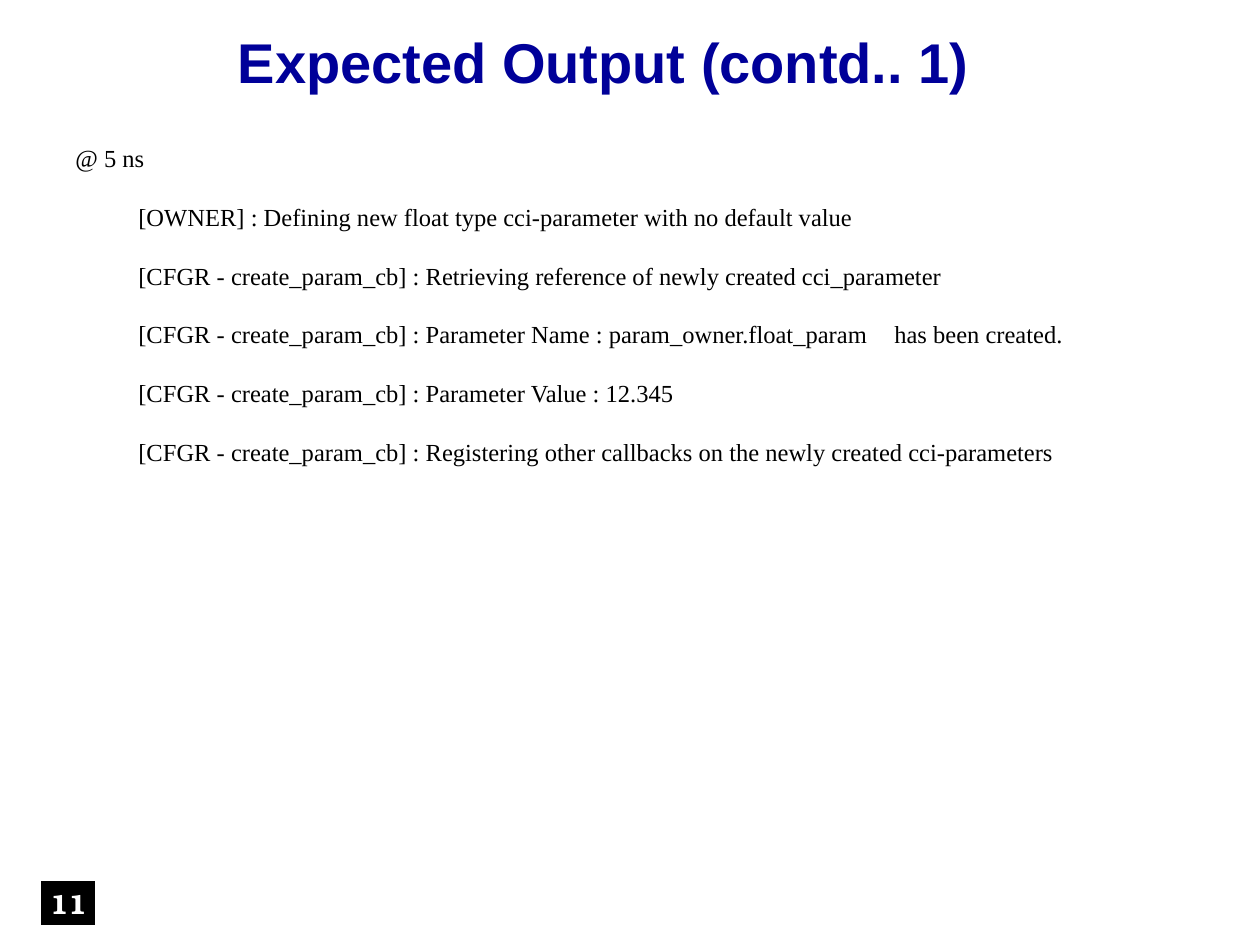
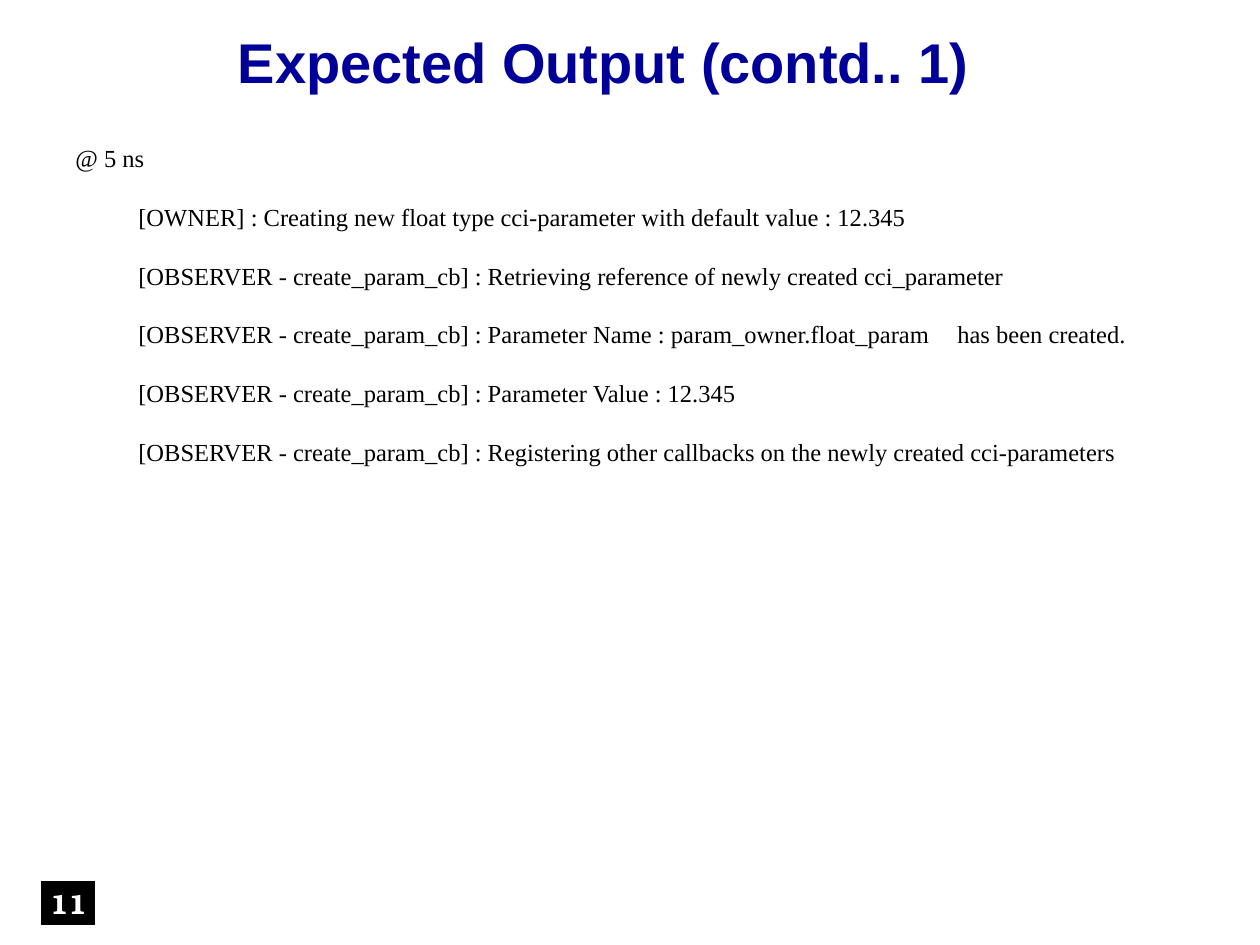
Before and after one commit to accellera-official/cci, a slide deck: slide 11 of examples/ex20_Tracing_Parameter_Activity/docs/ex20_Tracing_Parameter_Activity.ppt. Drawn at 1260x945 pixels with LibreOffice and Linux fonts; fonts in the diff are those of the drawing; background and template pictures are left out. Boxes give left, top, right and bottom in pixels: in the first picture for what was removed or moved away, otherwise in the second. Text is boxed around its words. In the diff, an @@ line names an element or a change of style, - is before the commit and + after.

Commit message:
Few Updates & Deletes
1.  Updates Section :
     a.  Updated ex#7 to demonstrate cci_value support for cci::cnf::cci_param by setting and querying
         their values using 'set_value' and 'get_value' APIs
     b.  Updated ex#20 in regard to the logging (code flow remains the same)

2.  Deletes Section :
     a.  Deleted all the local README.txt files within the examples (previously created for maintaining
         examples status)

1.  Updates Section :
     c.  Presentations for ex#7 and ex#20 updated accordingly

```diff
--- a/examples/ex20_Tracing_Parameter_Activity/docs/ex20_Tracing_Parameter_Activity.ppt
+++ b/examples/ex20_Tracing_Parameter_Activity/docs/ex20_Tracing_Parameter_Activity.ppt
@@ text in free at (138, 208, 1126, 467): text changed @@
-[OWNER] : Defining new float type cci-parameter with no default value
-[CFGR - create_param_cb] : Retrieving reference of newly created cci_parameter
-[CFGR - create_param_cb] : Parameter Name : param_owner.float_param has been created.
-[CFGR - create_param_cb] : Parameter Value : 12.345
-[CFGR - create_param_cb] : Registering other callbacks on the newly created cci-parameters
+[OWNER] : Creating new float type cci-parameter with default value : 12.345
+[OBSERVER - create_param_cb] : Retrieving reference of newly created cci_parameter
+[OBSERVER - create_param_cb] : Parameter Name : param_owner.float_param has been created.
+[OBSERVER - create_param_cb] : Parameter Value : 12.345
+[OBSERVER - create_param_cb] : Registering other callbacks on the newly created cci-parameters
```
Also in this commit, not shown: 10 other slides changed, 19 other files.
